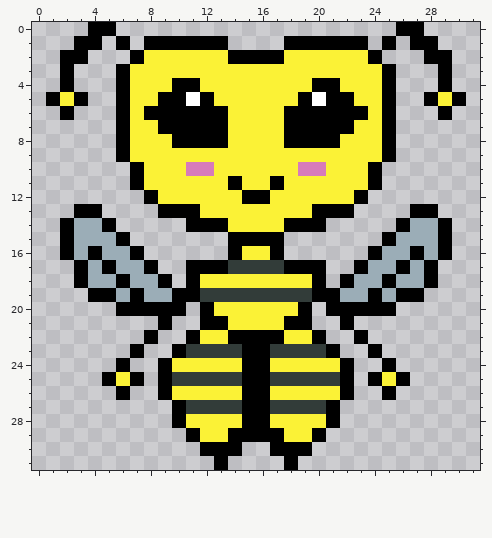
One commit to this pixel-art sprite: client/res/gfx/thicc_bee.png. The first picture shows the starting point.
The file is 32x32 pixels.
And afterwards:
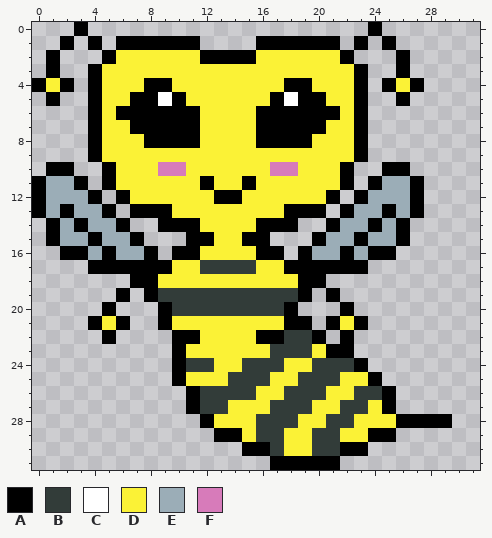
Palette (. is transparent): A #000000  B #323c39  C #ffffff  D #fbf236  E #9badb7  F #d77bba
The exact change:
Changed rows in their new state; - is an unchanged pixel.
first column x 0:
 0 ---A..------------------A-..---
 1 --A.---A----..--AA----.----..--
 2 -A..-ADD----AA--DD----A..-A-..-
 3 -A.-ADD----------------A..A--.-
 4 AD--ADD-AADD------AADD-A.-DA-.-
 5 --..ADDAAC-DD----AC-ADDA..A-...
 6 --.-AD-A----DD--AA----D-..---.-
 7 ----ADDAA---DD--AA---DDA..-----
 8 ----ADD-AA--DD--AA--DD-A..-----
 9 ----ADD----------------A..-----
10 -AA--ADD-FFDD----FFDD-A..AA----
11 AEEA-ADD----A-DA-D----A.-EEA---
12 AEEEA-ADD----AADD----A.-EEEA---
13 AEAEEA-AA-DD------AA-.-EEAE-.--
14 -AEA-EA--AA-DD--AA-..AEEAE-...-
15 -AE-A-EA---AADD--.--AEEAEEA...-
16 ---AEA-EA-AADDD-A--AEEAE-A....-
17 ---.A-AA-ADDBB--DD---AA-.....--
18 ---....AADDD-------A--.......--
19 ----..A.ABBB-------A.-......---
20 -----A...-BBBBBBBBA.-.-...-----
21 ----ADA---DDDD-------ADA-------
22 -----A--.-A---DD--BB--A.-------
23 -------.---DDDDDD---D-A-.------
24 ------.--.ABB--BBB--BBBA-.-----
25 -----...-.ADDD-BBDD---DD-..----
26 ------.--..ABBBBD-BBB-DBB------
27 ----------.A--DDD---DDBBDA-----
28 ----------..A--DBBB--BBDDDAAAA-
29 -----------..A-DBB--BBDDAA-----
30 ------------...AABDDBBAA-------
31 -------------.---A-AAA---------
